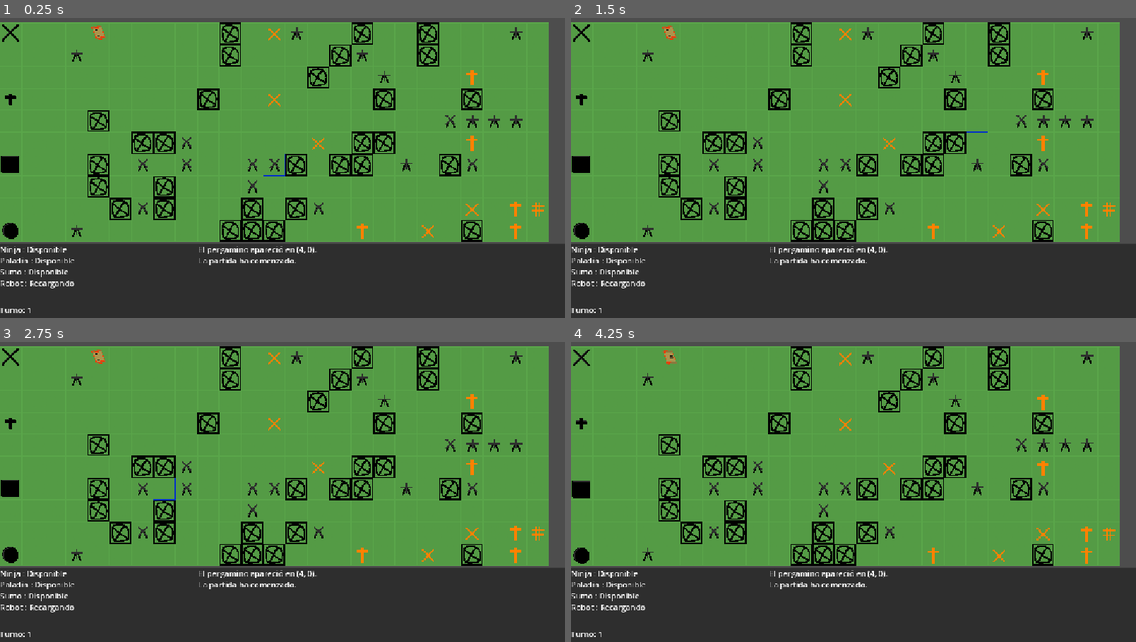
Above: before the commit, frames 1-4 (two rows, left to right).
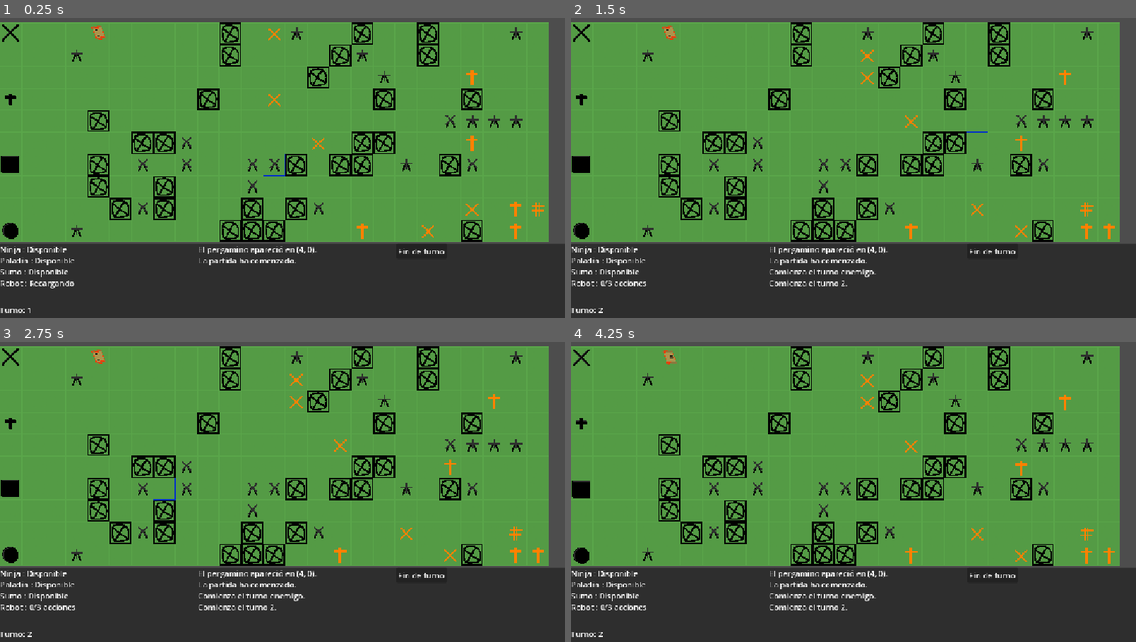
Above: after the commit, the same moments.

Repository: R0dr1go2oo3/Godot-4.7-LastEmissary
Game: Godot game, scene res://main.tscn
The game is run twice, just before and just after one commit, with the same random seed, the same clock (stepped at 60 frames per second) and the same inputs.
Inputs (mouse positions are in pixels of both pictures, inside the frame that each line leads up to):
- Up to frame 1 (0.25 s): no input
- Up to frame 2 (1.5 s): click (994, 252) at 0.5 s, where only the run after the commit has a clickable "Fin de turno"; move the mouse to (977, 144) at 1.27 s; click (977, 144) at 1.42 s
- Up to frame 3 (2.75 s): move the mouse to (169, 498) at 2.02 s; click (169, 498) at 2.17 s
- Up to frame 4 (4.25 s): move the mouse to (910, 414) at 2.77 s; click (910, 414) at 2.92 s; move the mouse to (825, 546) at 3.52 s; click (825, 546) at 3.67 s

The runs differ from the first frame. In frame 1, less than 0.1% of the frame differs, in the area x 70-79%, y 76-79%; in frame 2, 1.1%, in the area x 4-97%, y 3-99%; in frame 3, 1.1%; in frame 4, 1.1%.

Commit message:
implementacion de boton para finalizar el turno y arreglo de errores

Diff:
--- a/main.tscn
+++ b/main.tscn
@@ -373,10 +373,10 @@
 [node name="logManager" type="Node2D" parent="." unique_id=417209472]
 script = ExtResource("28_qsp4k")
 
-[node name="CanvasLayer" type="CanvasLayer" parent="." unique_id=1416114182]
+[node name="HUD" type="CanvasLayer" parent="." unique_id=1416114182]
 script = ExtResource("28_xuqvo")
 
-[node name="PanelContainer" type="PanelContainer" parent="CanvasLayer" unique_id=1317195365]
+[node name="PanelContainer" type="PanelContainer" parent="HUD" unique_id=1317195365]
 anchors_preset = 12
 anchor_top = 1.0
 anchor_right = 1.0
@@ -387,27 +387,36 @@
 grow_horizontal = 2
 grow_vertical = 0
 
-[node name="HBoxContainer" type="HBoxContainer" parent="CanvasLayer/PanelContainer" unique_id=1445656861]
-layout_mode = 2
-
-[node name="VBoxContainerL" type="VBoxContainer" parent="CanvasLayer/PanelContainer/HBoxContainer" unique_id=262093750]
+[node name="HBoxContainer" type="HBoxContainer" parent="HUD/PanelContainer" unique_id=1445656861]
+layout_mode = 2
+
+[node name="VBoxContainerL" type="VBoxContainer" parent="HUD/PanelContainer/HBoxContainer" unique_id=262093750]
 custom_minimum_size = Vector2(400, 0)
 layout_mode = 2
 
-[node name="actionsLabel" type="RichTextLabel" parent="CanvasLayer/PanelContainer/HBoxContainer/VBoxContainerL" unique_id=854478247]
+[node name="actionsLabel" type="RichTextLabel" parent="HUD/PanelContainer/HBoxContainer/VBoxContainerL" unique_id=854478247]
 custom_minimum_size = Vector2(400, 120)
 layout_mode = 2
 
-[node name="turnLabel" type="Label" parent="CanvasLayer/PanelContainer/HBoxContainer/VBoxContainerL" unique_id=1775504679]
-layout_mode = 2
-
-[node name="VBoxContainerR" type="VBoxContainer" parent="CanvasLayer/PanelContainer/HBoxContainer" unique_id=2073746708]
-layout_mode = 2
-
-[node name="log" type="RichTextLabel" parent="CanvasLayer/PanelContainer/HBoxContainer/VBoxContainerR" unique_id=165837747]
+[node name="turnLabel" type="Label" parent="HUD/PanelContainer/HBoxContainer/VBoxContainerL" unique_id=1775504679]
+layout_mode = 2
+
+[node name="VBoxContainerC" type="VBoxContainer" parent="HUD/PanelContainer/HBoxContainer" unique_id=2073746708]
+layout_mode = 2
+
+[node name="log" type="RichTextLabel" parent="HUD/PanelContainer/HBoxContainer/VBoxContainerC" unique_id=165837747]
 custom_minimum_size = Vector2(400, 140)
 layout_mode = 2
+
+[node name="VBoxContainerR" type="VBoxContainer" parent="HUD/PanelContainer/HBoxContainer" unique_id=1132391743]
+layout_mode = 2
+
+[node name="finTurno" type="Button" parent="HUD/PanelContainer/HBoxContainer/VBoxContainerR" unique_id=1664497628]
+layout_mode = 2
+text = "Fin de turno"
 
 [node name="Camera2D" type="Camera2D" parent="." unique_id=1145108508]
 position = Vector2(824, 400)
 zoom = Vector2(0.7, 0.7)
+
+[connection signal="pressed" from="HUD/PanelContainer/HBoxContainer/VBoxContainerR/finTurno" to="HUD" method="_on_fin_turno_pressed"]
--- a/scripts/hud.gd
+++ b/scripts/hud.gd
@@ -2,10 +2,13 @@
 
 class_name HUD
 
+signal end_turn_pressed
+
 
 @onready var turn_label: Label = $PanelContainer/HBoxContainer/VBoxContainerL/turnLabel
 @onready var actions_label: RichTextLabel = $PanelContainer/HBoxContainer/VBoxContainerL/actionsLabel
-@onready var log_label: RichTextLabel = $PanelContainer/HBoxContainer/VBoxContainerR/log
+@onready var log_label: RichTextLabel = $PanelContainer/HBoxContainer/VBoxContainerC/log
+@onready var end_turn_button: Button = $PanelContainer/HBoxContainer/VBoxContainerR/finTurno
 
 
 func _ready() -> void:
@@ -18,6 +21,9 @@
 
 	if log_label == null:
 		push_error("No se encontró log.")
+
+	if end_turn_button == null:
+		push_error("No se encontró finTurno.")
 
 
 func set_turn(turn: int) -> void:
@@ -53,3 +59,8 @@
 		return
 
 	log_label.clear()
+
+
+func _on_fin_turno_pressed() -> void:
+
+	end_turn_pressed.emit()
--- a/scripts/manager.gd
+++ b/scripts/manager.gd
@@ -22,7 +22,7 @@
 @onready var log_manager: LogManager = $"../logManager"
 
 # El HUD está en el CanvasLayer.
-@onready var hud: HUD = $"../CanvasLayer"
+@onready var hud: HUD = $"../HUD"
 
 
 func setup(
@@ -68,7 +68,6 @@
 
 	turn_manager.setup(
 		board,
-		message_manager,
 		robot,
 		characters
 	)
@@ -103,6 +102,9 @@
 	game_setup.start_game()
 
 	if hud != null:
+
+		hud.end_turn_pressed.connect(_on_end_turn_pressed)
+
 		update_hud()
 
 
@@ -213,16 +215,6 @@
 	deselect()
 
 	update_hud()
-
-	if turn_manager.should_end_turn():
-
-		turn_manager.end_turn()
-
-		update_hud()
-
-		enemy_manager.enemy_turn()
-
-		update_hud()
 
 
 func select_piece(piece: Character):
@@ -286,8 +278,6 @@
 		selected_character
 	)
 
-	# Si hubo victoria o derrota,
-	# el turno termina inmediatamente.
 	if game_over:
 		return
 
@@ -303,16 +293,6 @@
 	deselect()
 
 	update_hud()
-
-	if turn_manager.should_end_turn():
-
-		turn_manager.end_turn()
-
-		update_hud()
-
-		enemy_manager.enemy_turn()
-
-		update_hud()
 
 
 func check_victory(character: Character):
@@ -391,3 +371,17 @@
 		deselect()
 
 		board.add_log("¡Derrota!")
+
+
+func _on_end_turn_pressed():
+
+	if game_over:
+		return
+
+	deselect()
+
+	enemy_manager.enemy_turn()
+
+	turn_manager.end_turn()
+
+	update_hud()
--- a/scripts/ninja.gd
+++ b/scripts/ninja.gd
@@ -51,6 +51,11 @@
 
 		var target: Vector2i = cell + dir * 2
 
+		# Permitir un salto reducido hacia la meta.
+		if dir.x == 1 and target.x == BoardState.ROWS:
+
+			target = Vector2i(BoardState.ROWS - 1, target.y)
+
 		if !board.is_inside_board(target):
 			continue
 
--- a/scripts/paladin.gd
+++ b/scripts/paladin.gd
@@ -51,6 +51,11 @@
 
 		var target: Vector2i = cell + dir * 2
 
+		# Permitir un salto reducido hacia la meta.
+		if dir.x == 1 and target.x == BoardState.ROWS:
+
+			target = Vector2i(BoardState.ROWS - 1, target.y)
+
 		if !board.is_inside_board(target):
 			continue
 
--- a/scripts/turnManager.gd
+++ b/scripts/turnManager.gd
@@ -6,7 +6,6 @@
 var turn := 1
 
 var board: BoardState = null
-var message_manager: MessageManager = null
 
 var robot: Character = null
 var characters: Array[Character] = []
@@ -17,13 +16,11 @@
 
 func setup(
 	board_state: BoardState,
-	message_manager_node: MessageManager,
 	robot_character: Character,
 	character_list: Array[Character]
 ):
 
 	board = board_state
-	message_manager = message_manager_node
 
 	robot = robot_character
 	characters = character_list
@@ -88,62 +85,6 @@
 		robot = null
 
 
-func get_required_actions() -> int:
-
-	var required := 0
-
-	for character in characters:
-
-		if !character.alive:
-			continue
-
-		if character == robot:
-
-			if turn % 2 == 0:
-
-				required += 3
-
-		else:
-
-			required += 1
-
-	return required
-
-
-func get_current_actions() -> int:
-
-	return pieces_acted.size() + robot_actions
-
-
-func has_available_actions() -> bool:
-
-	for character in characters:
-
-		if !can_act(character):
-			continue
-
-		if !character.get_possible_moves().is_empty():
-			return true
-
-		if message_manager.can_use_show(character):
-			return true
-
-	return false
-
-
-func should_end_turn() -> bool:
-
-	if get_current_actions() >= get_required_actions():
-		return true
-
-	# Si ningún personaje puede realizar ninguna acción,
-	# el turno termina automáticamente.
-	if !has_available_actions():
-		return true
-
-	return false
-
-
 func end_turn():
 
 	turn += 1
Not shown, removed: export_presets.cfg
